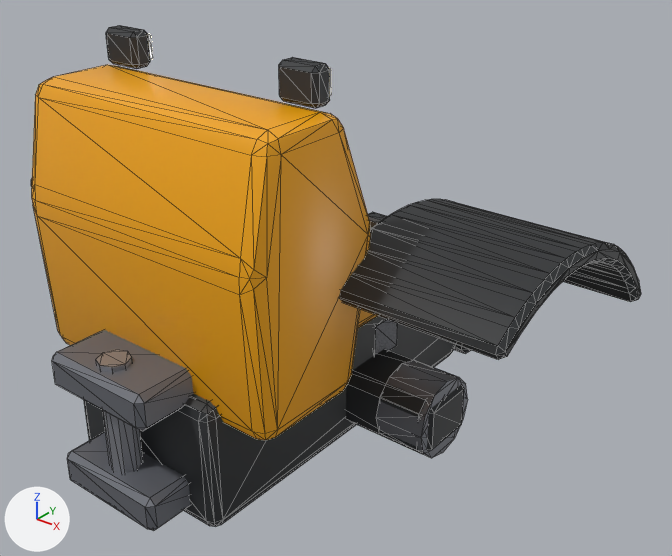
The glTF model assets/models/wheel_loader/front.glb as it was, and as the next commit left it.
Camera for both pictures: a 50 mm camera at (3.85, -2.67, 4.62) aimed at (0.34, 1.71, 1.91). Lighting does not change. The marker at lower left points along +X, +Y and +Z. The first picture is the older version. Mesh edges are drawn as thin lines. Vertices at exactly the same position are counted once.

The first picture shows 'FrontFrame'.
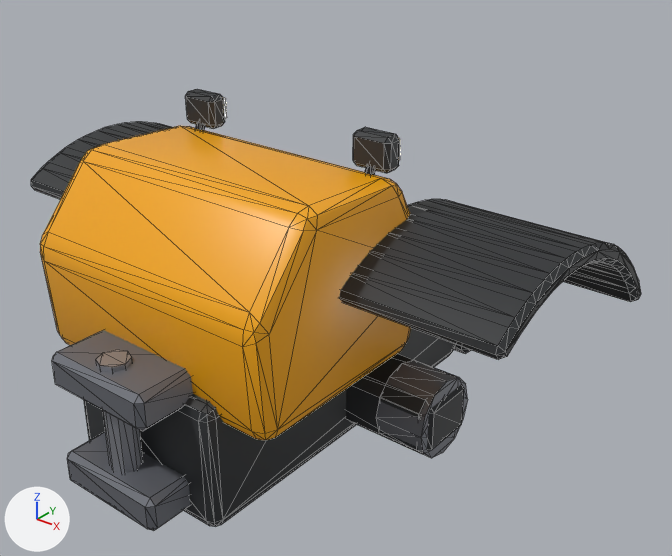
Diff of the bpy script that builds the scene:
```diff
--- a/assets/models/wheel_loader/front.glb.py
+++ b/assets/models/wheel_loader/front.glb.py
@@ mat_black @@
+mat_black = principled_material('Black')
+mat_black.base_color = (0.00394, 0.00394, 0.0049)  # black #0d0d0f
+mat_black.roughness = 0.8
@@ me_frontframe @@
 # used by ob_frontframe; location = (0.0, 0.0, 0.0)
-me_frontframe.from_pydata(...)  # 936 vertices, 1784 faces; spans x -1.99..1.99, y -0.05..3.27, z 0.85..3.53
+me_frontframe.from_pydata(...)  # 960 vertices, 1824 faces; spans x -1.99..1.99, y -0.05..3.27, z 0.85..3.01
+# me_frontframe part 1: the loose piece of 24 vertices spanning x 0.4..0.6, y 1.79..2.11, z 1.29..1.61 is moved by (0.08, 0.65, 0.1)
+# me_frontframe part 2
+# 48 vertices in x -0.84..-0.56, y 0.93..1.1, z 3.31..3.53 move by (-0.02, 0.62, -0.52)
+# 48 vertices in x 0.56..0.84, y 0.93..1.1, z 3.31..3.53 move by (0.02, 0.62, -0.52)
+# 14 vertices in x -0.7..0.7, y 1.21..1.29, z 1.7..1.78 move by (0.0, 0.5, 0.0)
+# 12 vertices in x -0.7..0.7, y 1.82..1.92, z 1.7..1.78 move by (0.0, 0.45, 0.0)
+# 8 vertices in x -0.68..0.68, y 1.92..1.98, z 2.07..2.15 move by (0.0, 0.45, -0.05)
+# 8 vertices in x -0.68..0.68, y 1.29..1.37, z 2.31..2.37 move by (0.0, 0.5, -0.1)
+# 84 vertices move from x -0.95..0.95, y 0.3..1.97, z 1.55..3.3 to x -0.95..0.95, y 0.31..2.42, z 1.55..2.82
+# 12 vertices are added at x -0.75..0.75, y 1.52..1.58, z 2.74..2.76
+# 12 new vertices lie (0.0, 0.05, 0.1) away from vertices in x -0.75..0.75, y 1.52..1.58, z 2.74..2.76
+# 40 new faces join them, mat_black (black #0d0d0f)
+# other edits to the shape of me_frontframe do not show in these pictures
 me_frontframe.materials.append(mat_darkpaint)
@@ me_frontframe @@
 me_frontframe.materials.append(mat_wearsteel)
+me_frontframe.materials.append(mat_black)  # black #0d0d0f
```

What differs and where, as boxes [x1, y1, x2, y2] in the pictures (672 x 556 px; the box of a moved part takes in the faces that stretch with it):
'FrontFrame', reshaped (13% shorter)
    before: [31, 25, 641, 531]
    after: [31, 89, 641, 531]
part 1 of me_frontframe, moved or reshaped (not visible afterwards)
    before: [375, 319, 397, 355]
part 2 of me_frontframe, moved or reshaped
    before: [32, 25, 378, 437]
    after: [40, 89, 411, 437]
